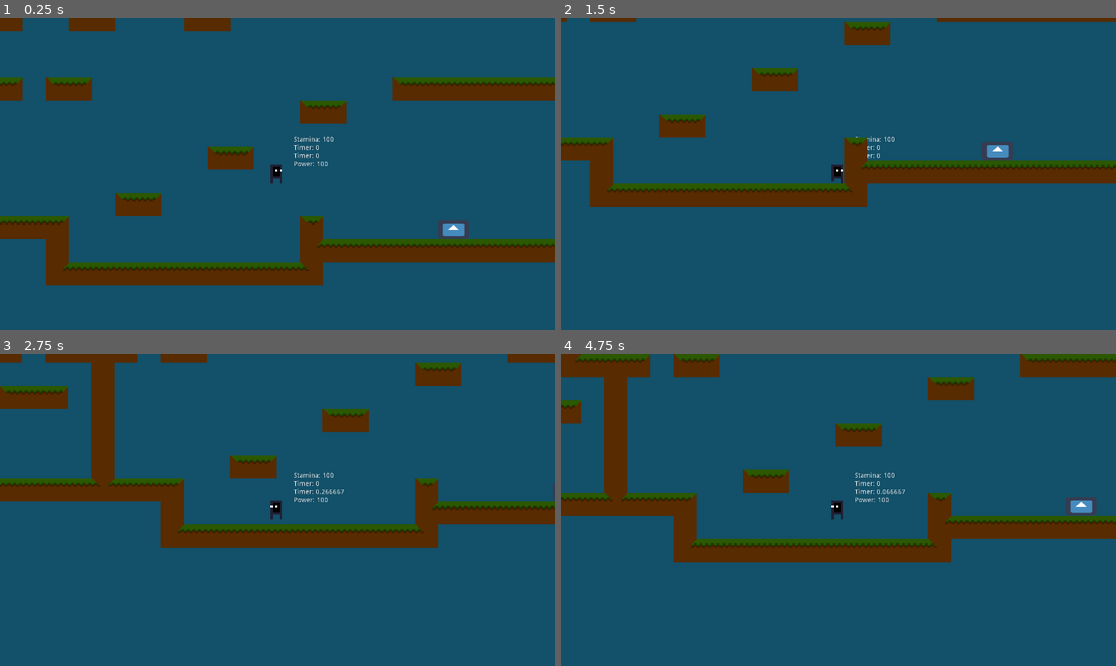
Above: before the commit, frames 1-4 (two rows, left to right).
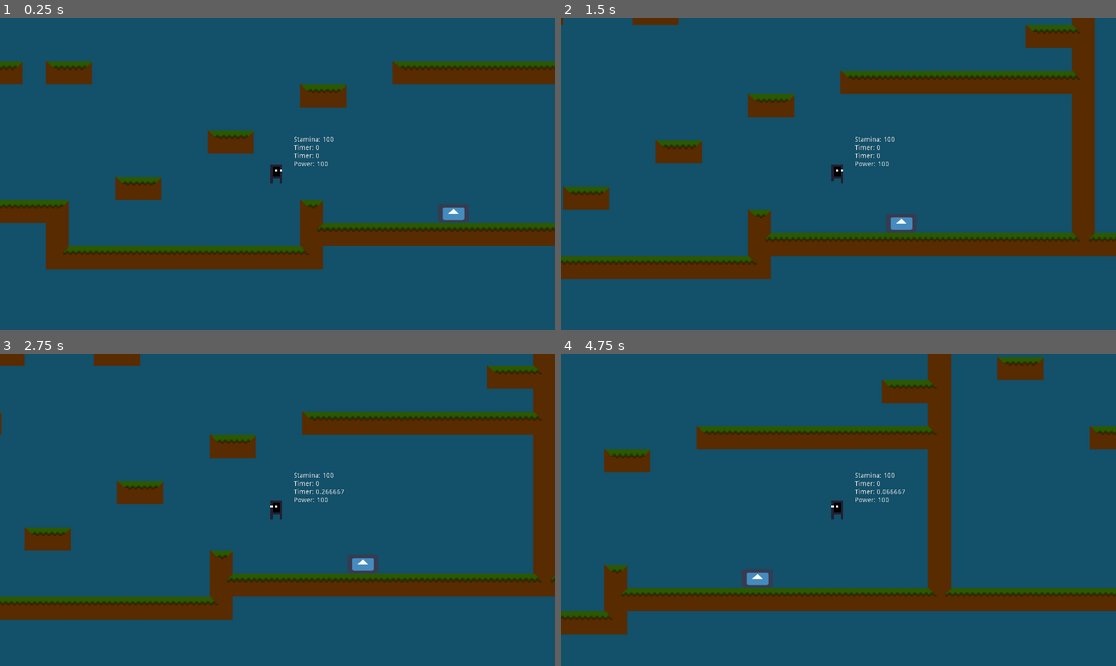
Above: after the commit, the same moments.

Repository: NicolasLFerreira/Cytoplasmic-Warrior
Game: Godot game, scene res://maps/MapBase.tscn
Same seed, same stepped clock (60 frames per second), same inputs: the game is played once before the commit and once after it. The engine's default icon, where the game draws it, is replaced by a stand-in: a white triangle on a blue panel in a dark square.
Inputs:
- Up to frame 1 (0.25 s): no input
- Up to frame 2 (1.5 s): hold D (walk_right) from 0.53 s (still down); tap H (shoot) at 0.6 s; tap K (air_jump) at 0.77 s; tap G (G) at 1.35 s
- Up to frame 3 (2.75 s): tap K (air_jump) at 1.52 s; tap H (shoot) at 1.55, 2.3 s; release D (walk_right) at 2.03 s; hold A (walk_left) from 2.03 s (still down); tap L (convert) at 2.1 s
- Up to frame 4 (4.75 s): release A (walk_left) at 2.78 s; hold D (walk_right) 2.78-4.28 s; tap J (dash) at 2.85 s; tap K (air_jump) at 3.02, 3.77, 4.52 s; tap H (shoot) at 3.05, 3.8, 4.35 s; tap N (dodge) at 3.6 s; tap Enter at 4.25 s; hold A (walk_left) from 4.28 s (still down)

The runs differ from the first frame. In frame 1, 22% of the frame differs, in the area x 0-100%, y 0-86%; in frame 2, 28%; in frame 3, 28%; in frame 4, 29%, in the area x 0-100%, y 0-90%.

Commit message:
Finished godmode

Diff:
--- a/player/PlayerBodyPhysics.gd
+++ b/player/PlayerBodyPhysics.gd
@@ -2,8 +2,7 @@
 
 # Physics constants
 
-const base_gravity = 1;
-var gravity = base_gravity;
+const gravity = 10;
 var vector = Vector2(0, 1);
 
 export var die = true;
@@ -39,8 +38,6 @@
 
 func _process(delta):
 
-	print(str(vector.y))
-
 	# Debug label
 
 	$GUI.text = "Stamina: " + str(stamina) + "\nTimer: " + str($StaminaCostTimer.time_left) + "\nTimer: " + str($StaminaRegenTimer.time_left) + "\nPower: " + str(power);
@@ -84,8 +81,7 @@
 		# Gravity
 
 		if (!god_mode):
-			vector.y = gravity;
-			gravity = 1.2 * (gravity);
+			vector.y += gravity;
 		else:
 			vector.y = 0;
 
@@ -94,7 +90,6 @@
 		vector.x = lerp(vector.x, 0, 0.03)
 	else:
 		vector.x = lerp(vector.x, 0, 0.25)
-		gravity = base_gravity;
 
 	# Walking animation
 
@@ -232,6 +227,13 @@
 		$PowerRegenTimer.start();
 
 
+# Shooting
+
+func _shoot():
+
+	if (Input.is_action_just_pressed("shoot")):
+		pass
+
 # Timer functions
 
 func _stamina_cost_timer():
